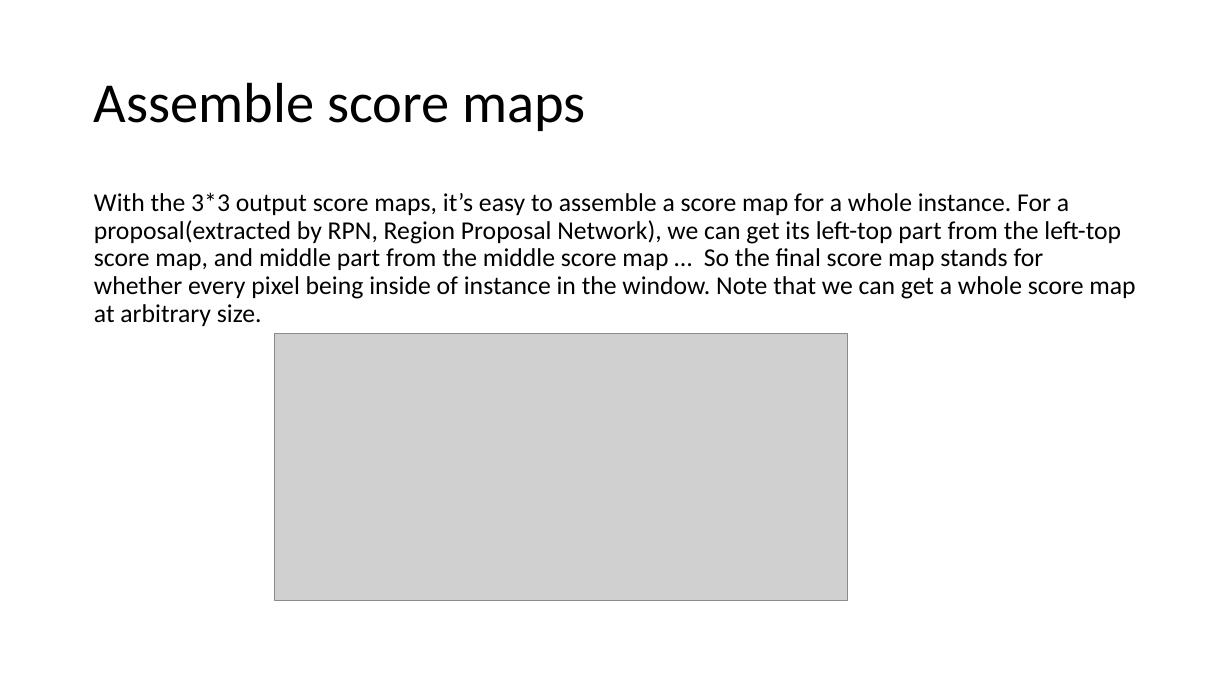
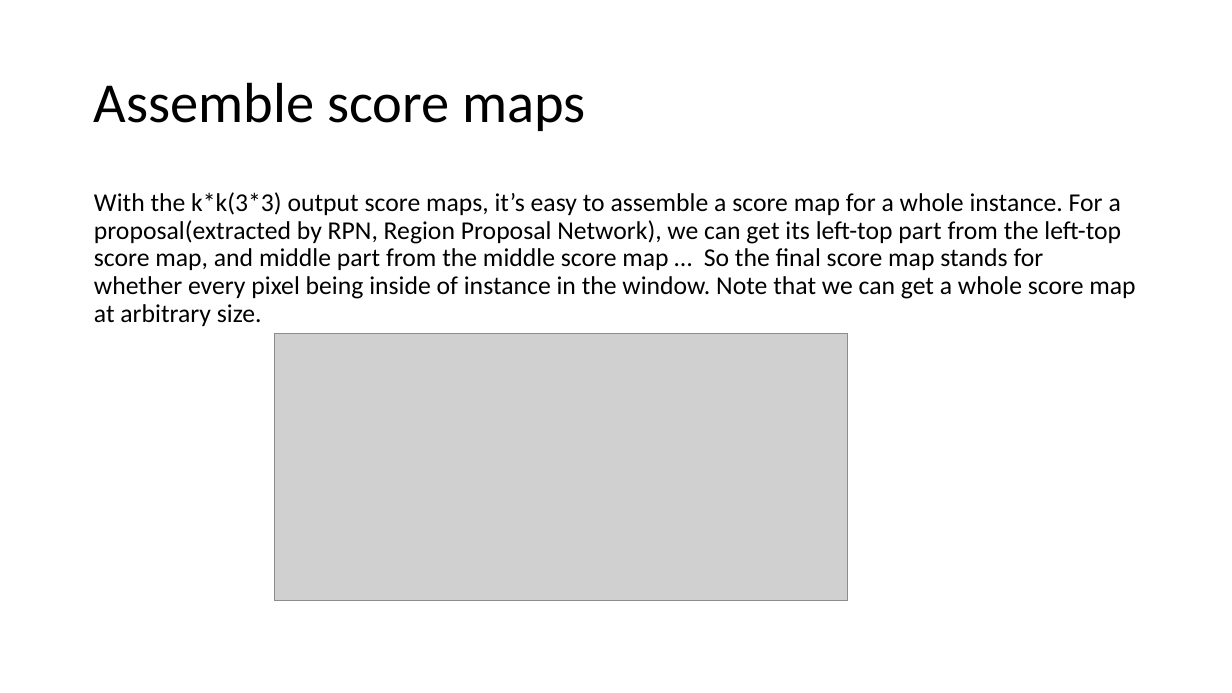
Before and after one commit to ZHAOZHIHAO/zhaozhihao.github.io, a slide deck: slide 17 of Image Segmentation with CNN.pptx. Drawn at 1232x693 pixels with LibreOffice and Linux fonts; fonts in the diff are those of the drawing; grey boxes stand for pictures. Boxes give left, top, right and bottom in pixels: in the first picture for what was removed or moved away, otherwise in the second. Text is boxed around its words. In the diff, an @@ line names an element or a change of style, - is before the commit and + after.

```diff
--- a/Image Segmentation with CNN.pptx
+++ b/Image Segmentation with CNN.pptx
@@ text at (94,192,1135,326): text changed @@
-With the 3*3 output score maps, it’s easy to assemble a score map for a whole instance. For a proposal(extracted by RPN, Region Proposal Network), we can get its left-top part from the left-top score map, and middle part from the middle score map … So the final score map stands for whether every pixel being inside of instance in the window. Note that we can get a whole score map at arbitrary size.
+With the k*k(3*3) output score maps, it’s easy to assemble a score map for a whole instance. For a proposal(extracted by RPN, Region Proposal Network), we can get its left-top part from the left-top score map, and middle part from the middle score map … So the final score map stands for whether every pixel being inside of instance in the window. Note that we can get a whole score map at arbitrary size.
```
Also in this commit, not shown: 2 other slides changed, 2 slides added, 1 slide removed.
